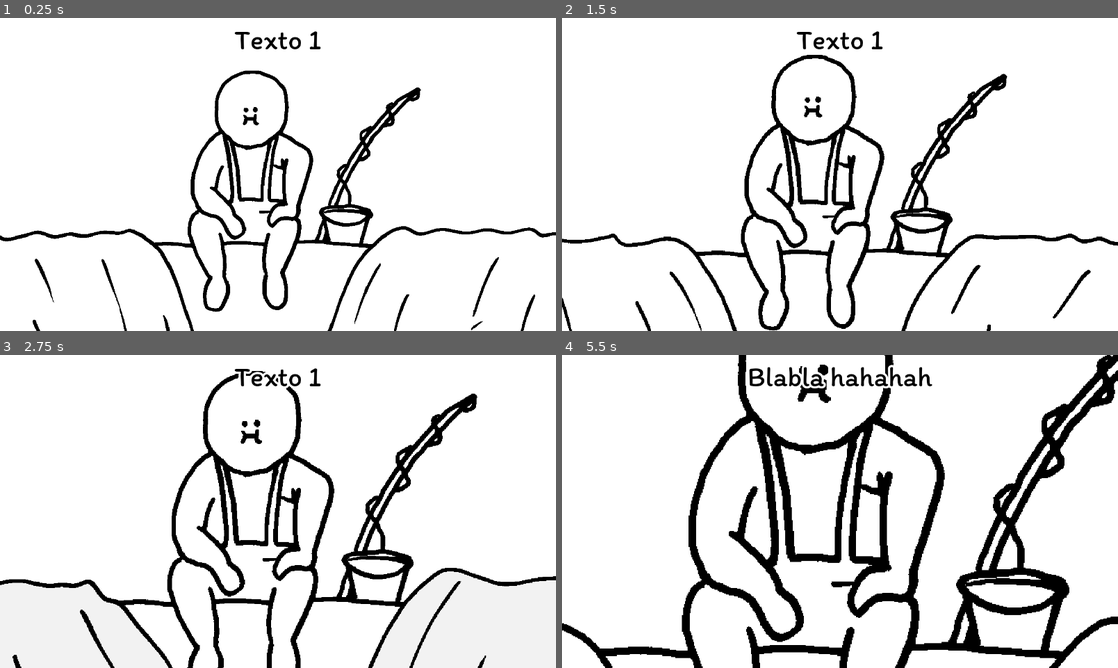
Above: before the commit, frames 1-4 (two rows, left to right).
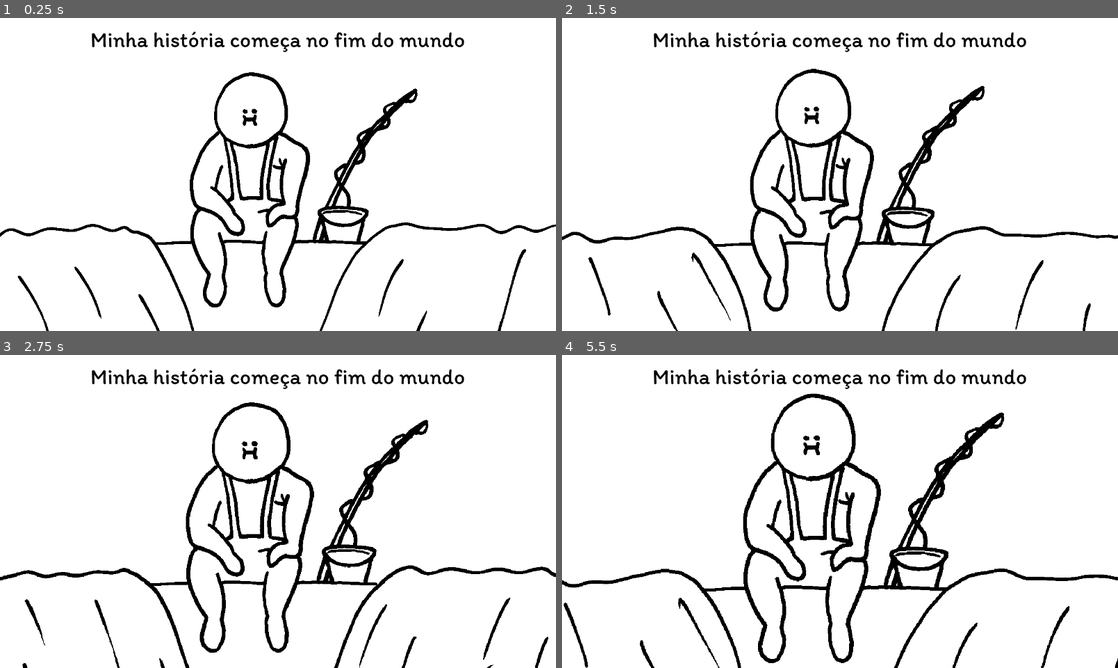
Above: after the commit, the same moments.

Repository: rilifon/A-Fera-Que-Habita-Em-Mim
Game: Godot game, scene res://MainMenu.tscn
The game is run twice, just before and just after one commit, with the same random seed, the same clock (stepped at 60 frames per second) and the same inputs. This scene is started directly instead of the project's main scene.
Inputs (mouse positions are in pixels of both pictures, inside the frame that each line leads up to):
- Up to frame 1 (0.25 s): no input
- Up to frame 2 (1.5 s): move the mouse to (962, 158) at 0.52 s; hold Right (ui_right) 0.53-1.28 s; move the mouse to (728, 190) at 1.27 s; hold Left (ui_left) from 1.28 s (still down)
- Up to frame 3 (2.75 s): move the mouse to (333, 442) at 2.02 s; release Left (ui_left) at 2.03 s; hold Right (ui_right) from 2.03 s (still down)
- Up to frame 4 (5.5 s): move the mouse to (812, 574) at 2.77 s; move the mouse to (1006, 558) at 3.52 s; release Right (ui_right) at 3.53 s; hold Left (ui_left) from 3.53 s (still down); move the mouse to (673, 464) at 4.27 s; move the mouse to (867, 511) at 5.02 s

The runs differ from the first frame. In frame 1, 8.1% of the frame differs, in the area x 0-100%, y 4-100%; in frame 2, 13%; in frame 3, 16%; in frame 4, 22%, in the area x 0-100%, y 0-100%.

Commit message:
Working on main menu

Diff:
--- a/project/MainMenu.tscn
+++ b/project/MainMenu.tscn
@@ -27,7 +27,8 @@
 
 [sub_resource type="Animation" id=3]
 resource_name = "intro"
-length = 10.0
+length = 40.0
+step = 1.0
 tracks/0/type = "value"
 tracks/0/path = NodePath("Camera2D:position")
 tracks/0/interp = 1
@@ -35,7 +36,7 @@
 tracks/0/imported = false
 tracks/0/enabled = true
 tracks/0/keys = {
-"times": PoolRealArray( 0, 10 ),
+"times": PoolRealArray( 0, 40 ),
 "transitions": PoolRealArray( 1, 1 ),
 "update": 0,
 "values": [ Vector2( 640, 360 ), Vector2( 577, 372 ) ]
@@ -47,7 +48,7 @@
 tracks/1/imported = false
 tracks/1/enabled = true
 tracks/1/keys = {
-"times": PoolRealArray( 0, 10 ),
+"times": PoolRealArray( 0, 40 ),
 "transitions": PoolRealArray( 1, 1 ),
 "update": 0,
 "values": [ Vector2( 1, 1 ), Vector2( 0.03, 0.03 ) ]
@@ -59,14 +60,14 @@
 tracks/2/imported = false
 tracks/2/enabled = true
 tracks/2/keys = {
-"times": PoolRealArray( 0, 3 ),
-"transitions": PoolRealArray( 1, 1 ),
+"times": PoolRealArray( 0, 6, 12, 18, 24, 30, 36 ),
+"transitions": PoolRealArray( 1, 1, 1, 1, 1, 1, 1 ),
 "update": 1,
-"values": [ "Texto 1", "Blabla hahahah" ]
+"values": [ "Minha história começa no fim do mundo", "O aquecimento global derreteu os muros de gelo", "Nada mais segurava os oceanos nas bordas da Terra", "A vida ficou difícil para um mero pescador", "Minha família se foi, não conseguia mais sustentá-los", "Mas isso não significa que eu esteja sozinho", "E eu preciso alimentá-la..." ]
 }
 
 [sub_resource type="DynamicFont" id=4]
-size = 64
+size = 50
 outline_size = 5
 font_data = ExtResource( 8 )
 
@@ -82,12 +83,12 @@
 [node name="Ahab" type="AnimatedSprite" parent="Intro"]
 position = Vector2( 635.213, 391.257 )
 frames = SubResource( 1 )
+frame = 1
 playing = true
 
 [node name="Waterfall" type="AnimatedSprite" parent="Intro"]
 position = Vector2( 640, 644.359 )
 frames = SubResource( 2 )
-frame = 2
 playing = true
 
 [node name="Camera2D" type="Camera2D" parent="."]
@@ -106,9 +107,10 @@
 rect_min_size = Vector2( 1280, 100 )
 custom_fonts/font = SubResource( 4 )
 custom_colors/font_color = Color( 0, 0, 0, 1 )
-text = "Texto 1"
+text = "Minha história começa no fim do mundo"
 align = 1
 valign = 1
+clip_text = true
 __meta__ = {
 "_edit_use_anchors_": false
 }
